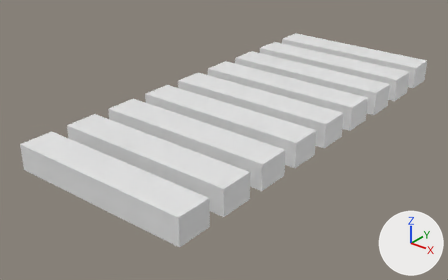
One commit to the Blender file deej_concept.blend: the scene before it, then after it.
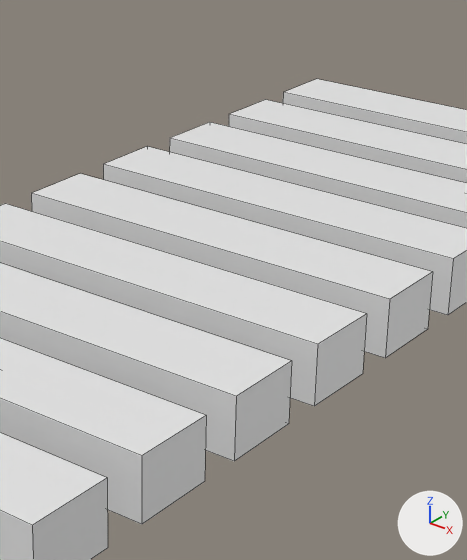
Each version is shown whole from a 50 mm lens placed at (417.0, -253.0, 250.0), pointed at (72.0, 179.0, -18.0), then close up on the part from 37% to 80% of the width and 0% to 83% of the height. The lights are fixed; the arrows at lower right show +X, +Y and +Z. The close-ups show mesh edges as thin lines.

Objects in the first close-up: '0 Master', '1 current', '2 Musik', 'Poti.003', 'Poti.004', 'Poti.005', 'Poti.006', 'Poti.007', 'Poti.008'.
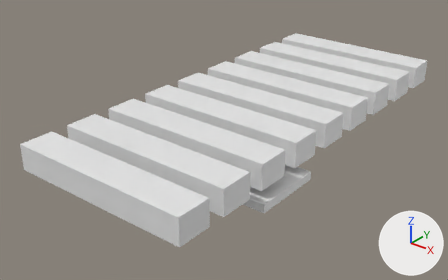
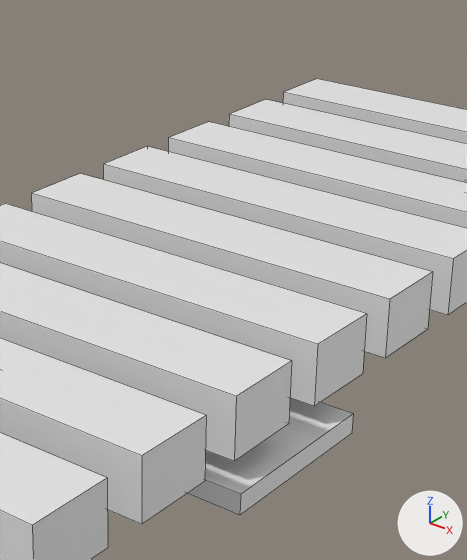
What differs and where, as boxes [x1, y1, x2, y2] in the close-ups (467 x 560 px):
```json
{"object": "Poti.006", "change": "moved", "before": [169, 122, 467, 228], "after": [168, 122, 467, 228]}
{"object": "Arduino", "change": "added", "after": [187, 398, 353, 515]}
```

Scene script edits in JSON lines:
```json
{"op": "set", "path": "ob_poti_006.location", "old": "(88.9, 303.7, 12.0)", "new": "(88.0, 304.0, 12.0)"}
{"op": "add", "block": "ob_arduino", "code": ["ob_arduino = bpy.data.objects.new('Arduino', me_cube_008.copy())  # the mesh of ob_poti_008", "ob_arduino.location = (163.7, 126.1, -12.0)", "ob_arduino.scale = (18.4, 34.6, 4.0)"]}
```
